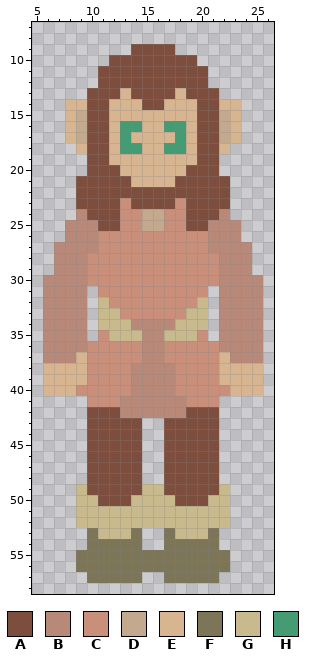
One commit to this sprite sheet: sprites/images/spr_iryo_down_walk_s_6.png. Above is the file before it was changed.
The file is 32x66 pixels. Shown: x 5..26, y 7..58.
Palette (. is transparent): A #7d4e3d  B #b88979  C #c98f7a  D #c3aa8f  E #d7b591  F #7c7558  G #c8ba8c  H #459b74
Pixels before, first column x 6:
 9 ........AAAA........
10 ......AAAAAAAA......
11 .....AAAAAAAAAA.....
12 .....AAAAAAAAAA.....
13 ....AAAEAAAAEAAA....
14 ..EEAAEEEAAEEEAAEE..
15 ..EDAAEEEEEEEEAADE..
16 ..EDAAEHHEEHHEAADE..
17 ..EDAAEHEEEEHEAADE..
18 ...EAAEHHEEHHEAAE...
19 ....AAEEEEEEEEAA....
20 ....AAAEEEEEEAAA....
21 ...AAAAAEEEEAAAAA...
22 ...AAAAAAAAAAAAAA...
23 ...AAAACAAAACAAAA...
24 ...BAAACCDDCCAAAB...
25 ..BBBAACCDDCCAABBB..
26 ..BBBCCCCCCCCCCBBB..
27 .BBBBCCCCCCCCCCBBBB.
28 .BBBCCCCCCCCCCCCBBB.
29 .BBBCCCCCCCCCCCCBBB.
30 BBBBCCCCCCCCCCCCBBBB
31 BBBB.CCCCCCCCCC.BBBB
32 BBBB.GCCCCCCCCG.BBBB
33 BBBB.GGCCCCCCGG.BBBB
34 BBBB.GGGBBBBGGG.BBBB
35 BBBB.CGGGBBGGGC.BBBB
36 BBBBCCCCCBBCCCCCBBBB
37 BBBECCCCCBBCCCCCEBBB
38 EEEECCCCBBBBCCCCEEEE
39 EEEECCCCBBBBCCCCEEEE
40 EEECCCCCBBBBCCCCCEEE
41 ....CCCBBBBBBCCC....
42 ....AAABBBBBBAAA....
43 ....AAAAA..AAAAA....
44 ....AAAAA..AAAAA....
45 ....AAAAA..AAAAA....
46 ....AAAAA..AAAAA....
47 ....AAAAA..AAAAA....
48 ....AAAAA..AAAAA....
49 ...GAAAAAGGAAAAAG...
50 ...GGAAAGGGGAAAGG...
51 ...GGGGGGGGGGGGGG...
52 ...GGGGGGGGGGGGGG...
53 ....FGGGF..FGGGF....
54 ....FFFFF..FFFFF....
55 ...FFFFFFFFFFFFFF...
56 ...FFFFFFFFFFFFFF...
57 ....FFFFF..FFFFF....
After the commit:
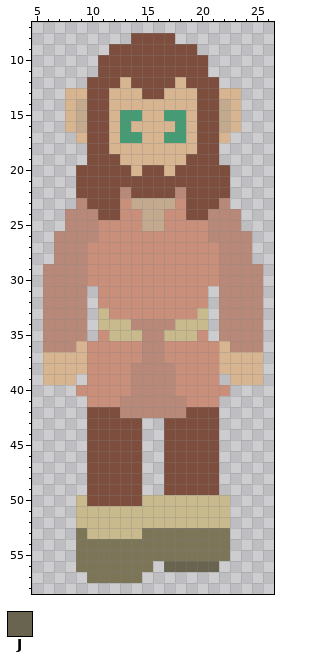
Colours new in this view: J #69644f
The commit says: Replaced down walk animation for Iryo
The exact change:
The edit adds colour A in row 8 at x 14 to 17; in row 9 at x 12 to 13 and 18 to 19; in row 10 at x 11 and 20; in row 12 at x 10 and 21; in row 20 at x 9 and 22.
Colour E gives way to colour A in row 19 at x 12 and 19; in row 20 at x 13, 15 to 16 and 18; in row 21 at x 14 to 17.
Colour G gives way to colour A in row 50 at x 10 and 14.
The edit adds colour B in row 24 at x 8 and 23; in row 26 at x 7 and 24; in row 29 at x 6 and 25.
Colour A gives way to colour B in row 22 at x 13 and 18; in row 23 at x 9 and 22; in row 24 at x 10 and 21.
Colour A gives way to colour C in row 25 at x 11 to 12 and 19 to 20.
Colour B gives way to colour C in row 27 at x 10 and 21.
Colour G gives way to colour C in row 32 at x 11 and 20; in row 33 at x 12 and 19.
Colour A gives way to colour D in row 23 at x 14 to 17.
Colour E gives way to colour D in row 14 at x 9 and 22.
The edit adds colour E in row 13 at x 8 to 9 and 22 to 23.
Colour A gives way to colour E in row 12 at x 13 and 18; in row 13 at x 12, 14, 17 and 19; in row 14 at x 15 to 16.
Colour B gives way to colour E in row 36 at x 9 and 22; in row 37 at x 6 to 8 and 23 to 25.
Colour D gives way to colour E in row 17 at x 9 and 22.
Colour H gives way to colour E in row 16 at x 14 and 17; in row 18 at x 13 to 14 and 17 to 18.
The edit adds colour F in rows 53 to 54 at x 9, 15 to 16 and 22.
Colour G gives way to colour F in row 53 at x 18 to 20.
Colour A gives way to colour G in row 50 at x 18 to 20.
Colour F gives way to colour G in row 53 at x 10 and 14.
Colour E gives way to colour H in row 15 at x 13 to 14 and 17 to 18; in row 17 at x 14 and 17.
Colour F gives way to colour J in row 56 at x 17 to 21.
Colour E is removed in row 17 at x 8 and 23; in row 18 at x 9 and 22; in row 39 at x 9 and 22; in row 40 at x 6 to 8 and 23 to 25.
Colour F is removed in row 56 at x 16 and 22; in row 57 at x 17 to 21.
Colour G is removed in row 49 at x 9, 15 to 16 and 22.
Boxes around the changes in both pictures, in picture pixels (x1, y1, x2, y2):
changed: (43, 33, 263, 396)
changed: (76, 484, 98, 550)
changed: (131, 484, 230, 583)
